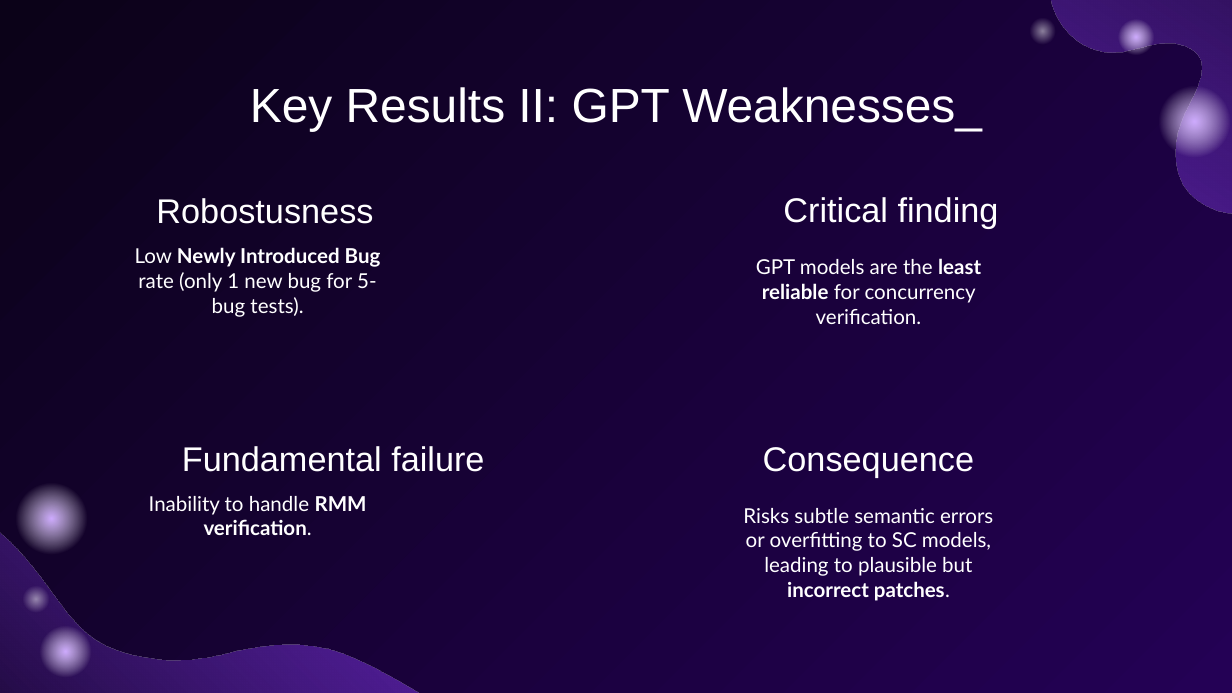
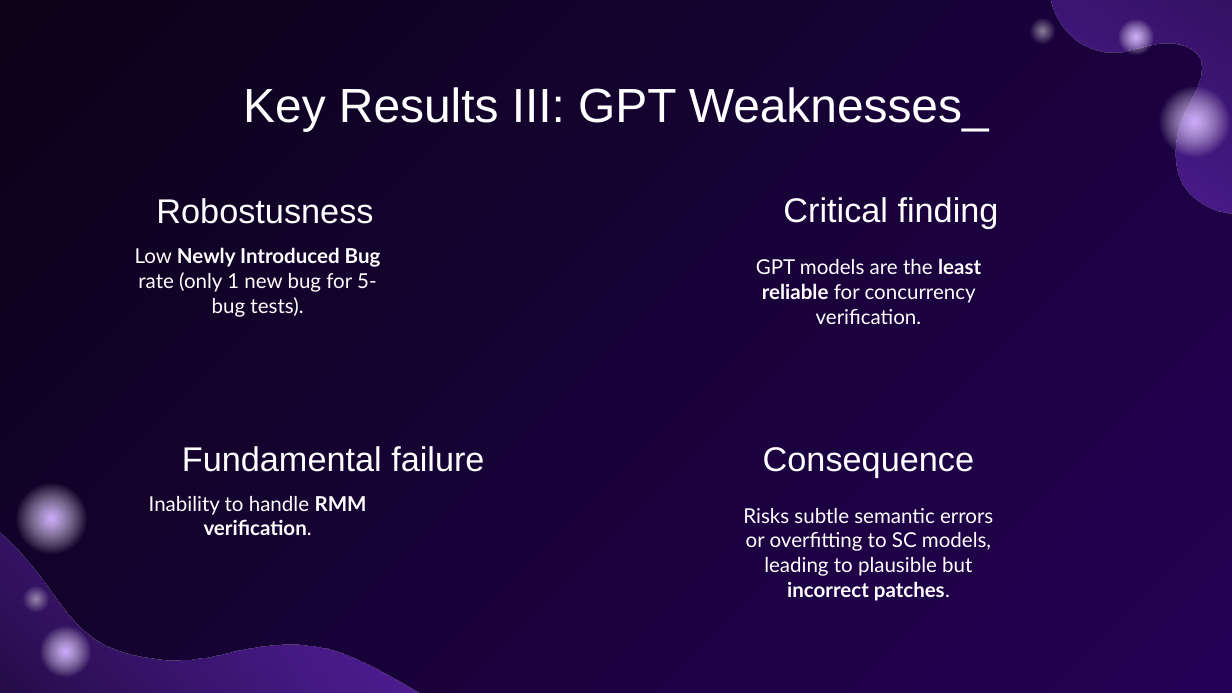
Before and after one commit to sefiSB/kutmod, a slide deck: slide 8 of designed.pptx (slide 7 before the commit). Drawn at 1232x693 pixels with LibreOffice and Linux fonts; fonts in the diff are those of the drawing. Boxes give left, top, right and bottom in pixels: in the first picture for what was removed or moved away, otherwise in the second. Text is boxed around its words. In the diff, an @@ line names an element or a change of style, - is before the commit and + after.

```diff
--- a/designed.pptx
+++ b/designed.pptx
@@ title at box(243, 87, 989, 131): text changed @@
-Key Results II: GPT Weaknesses_
+Key Results III: GPT Weaknesses_
```
Also in this commit, not shown: 5 other slides changed, 1 slide added, 29 slides removed, 3 other files.
